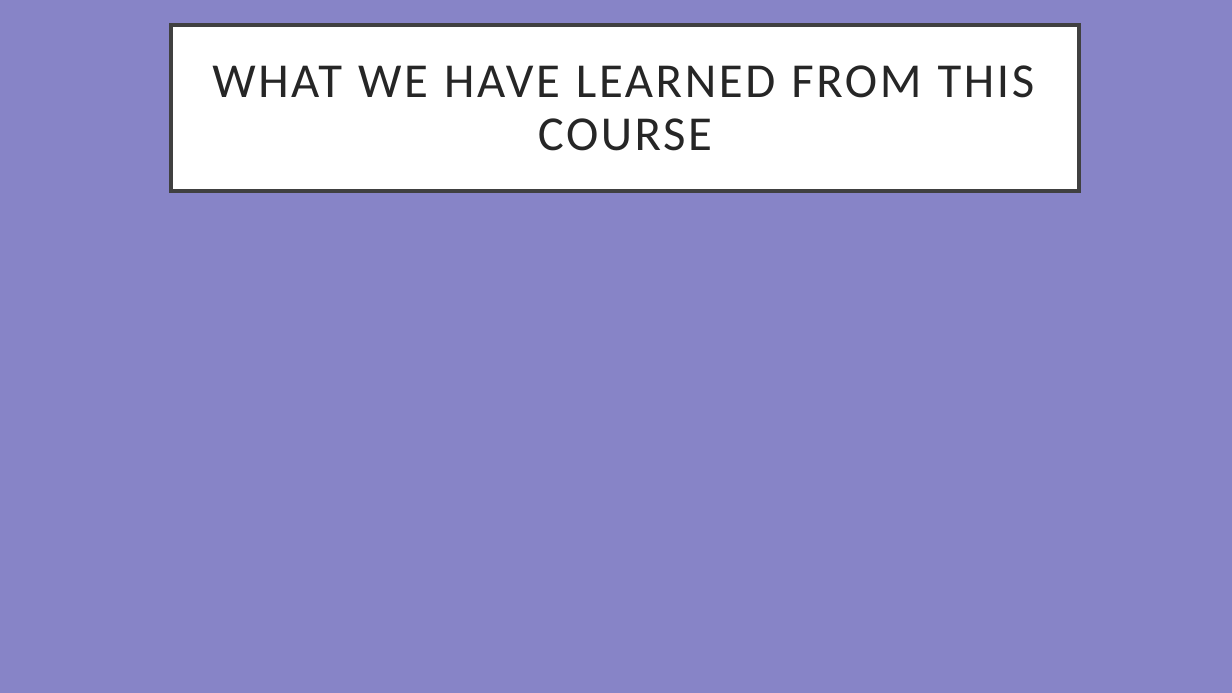
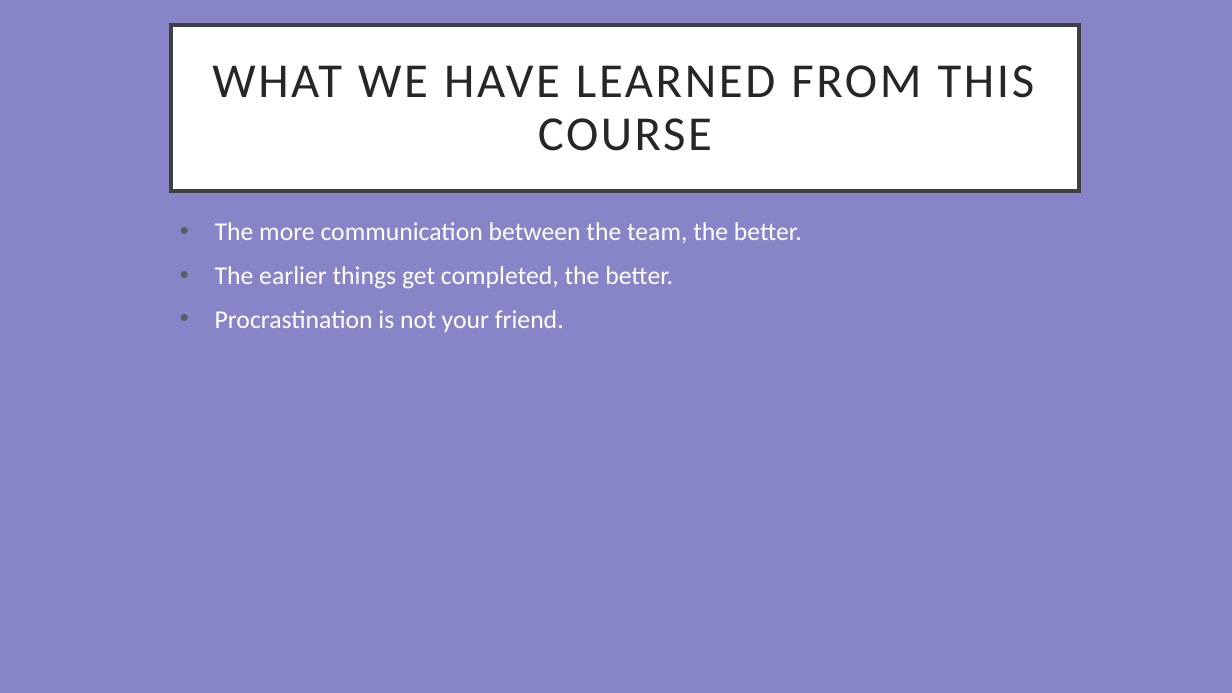
Before and after one commit to Thatawesomeguy4/FiddlePracticeAppCPSC4910, a slide deck: slide 6 of Fid'Lin Final Presentation.pptx. Drawn at 1232x693 pixels with LibreOffice and Linux fonts; fonts in the diff are those of the drawing. Boxes give left, top, right and bottom in pixels: in the first picture for what was removed or moved away, otherwise in the second. Text is boxed around its words. In the diff, an @@ line names an element or a change of style, - is before the commit and + after.

```diff
--- a/Fid'Lin Final Presentation.pptx
+++ b/Fid'Lin Final Presentation.pptx
@@ subtitle added at (x1=215, y1=222, x2=802, y2=332), 20 pt, text #FFFFFF @@
+• The more communication between the team, the better.
+• The earlier things get completed, the better.
+• Procrastination is not your friend.
```
Also in this commit, not shown: 2 other slides changed, 1 slide removed.
